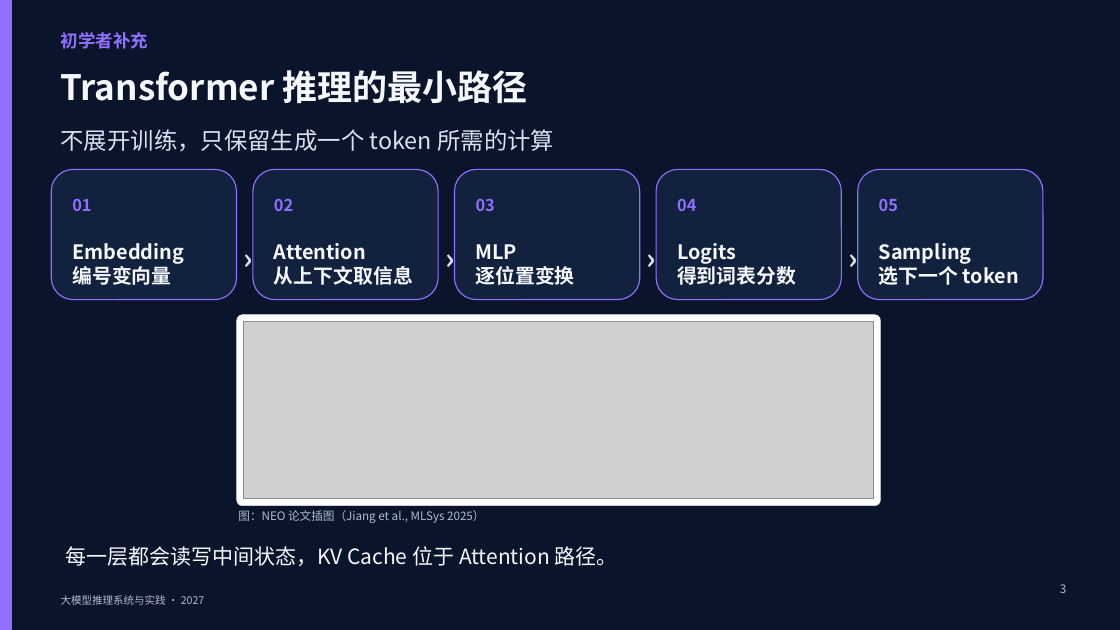
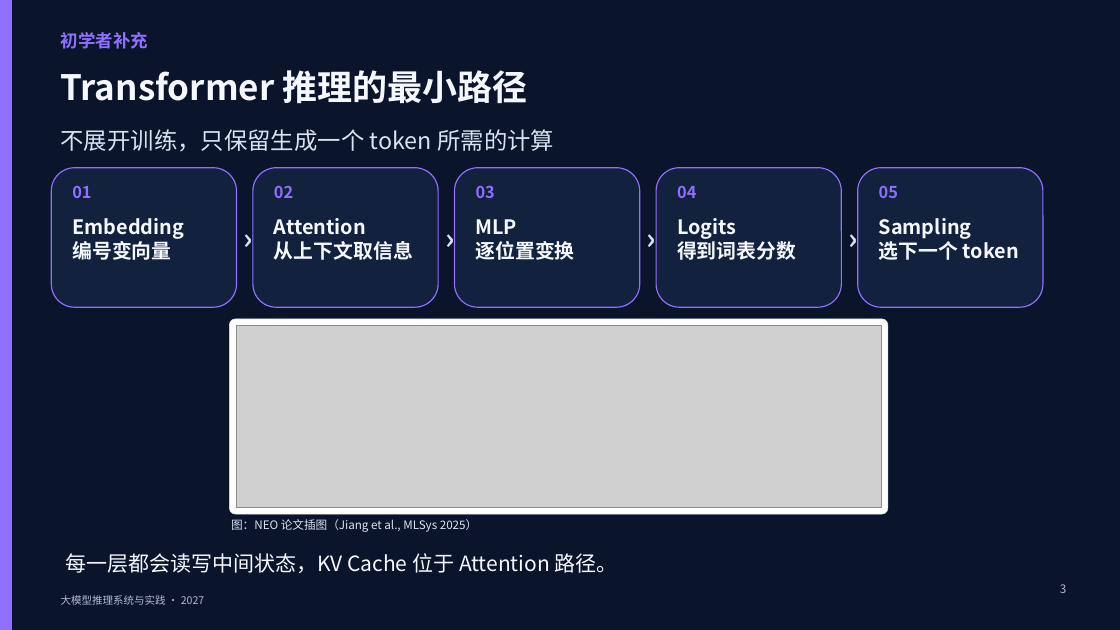
Before and after one commit to vLLM-HUST/intro-to-llm-inference-engines, a slide deck: slide 3 of build/slides/2027/lectures-8-pptx/第02讲_请求生命周期与PrefillDecode.pptx. Drawn at 1120x630 pixels with LibreOffice and Linux fonts; fonts in the diff are those of the drawing; grey boxes stand for pictures. Boxes give left, top, right and bottom in pixels: in the first picture for what was removed or moved away, otherwise in the second. Text is boxed around its words. In the diff, an @@ line names an element or a change of style, - is before the commit and + after.

```diff
--- a/build/slides/2027/lectures-8-pptx/第02讲_请求生命周期与PrefillDecode.pptx
+++ b/build/slides/2027/lectures-8-pptx/第02讲_请求生命周期与PrefillDecode.pptx
@@ rounded rectangle: place and size @@
-rounded rectangle at [51, 170, 237, 300]
+rounded rectangle at [51, 168, 237, 308]
@@ rounded rectangle: place and size @@
-rounded rectangle at [253, 170, 439, 300]
+rounded rectangle at [253, 168, 439, 308]
@@ rounded rectangle: place and size @@
-rounded rectangle at [455, 170, 640, 300]
+rounded rectangle at [455, 168, 640, 308]
@@ rounded rectangle: place and size @@
-rounded rectangle at [656, 170, 842, 300]
+rounded rectangle at [656, 168, 842, 308]
@@ rounded rectangle: place and size @@
-rounded rectangle at [858, 170, 1044, 300]
+rounded rectangle at [858, 168, 1044, 308]
@@ 5 texts: place and size @@
-5 texts at [72, 198, 898, 211]
+5 texts at [72, 185, 898, 198]
@@ 4 texts: place and size @@
-4 texts at [237, 236, 858, 280]
+4 texts at [237, 216, 858, 260]
@@ 5 texts: place and size @@
-5 texts at [72, 243, 1019, 285]
+5 texts at [72, 218, 1019, 260]
@@ rounded rectangle: place and size @@
-rounded rectangle at [237, 315, 881, 506]
+rounded rectangle at [229, 319, 888, 514]
@@ picture: place and size @@
-picture at [244, 322, 874, 499]
+picture at [236, 326, 881, 507]
@@ text "图：NEO 论文插图（Jiang et al., MLSys ...": place and size @@
-text "图：NEO 论文插图（Jiang et al., MLSys ..." at [238, 510, 484, 523]
+text "图：NEO 论文插图（Jiang et al., MLSys ..." at [231, 519, 477, 532]
@@ text "图：NEO 论文插图（Jiang et al., MLSys ..." at [231, 519, 477, 532]: text colour #AEBCD3 to #D8E3F1 @@
@@ text "每一层都会读写中间状态，KV Cache 位于 Attention 路径。": place and size @@
-text "每一层都会读写中间状态，KV Cache 位于 Attention 路径。" at [65, 546, 618, 566]
+text "每一层都会读写中间状态，KV Cache 位于 Attention 路径。" at [65, 553, 618, 573]
```
Also in this commit, not shown: 4 other slides changed, 5 other files.
